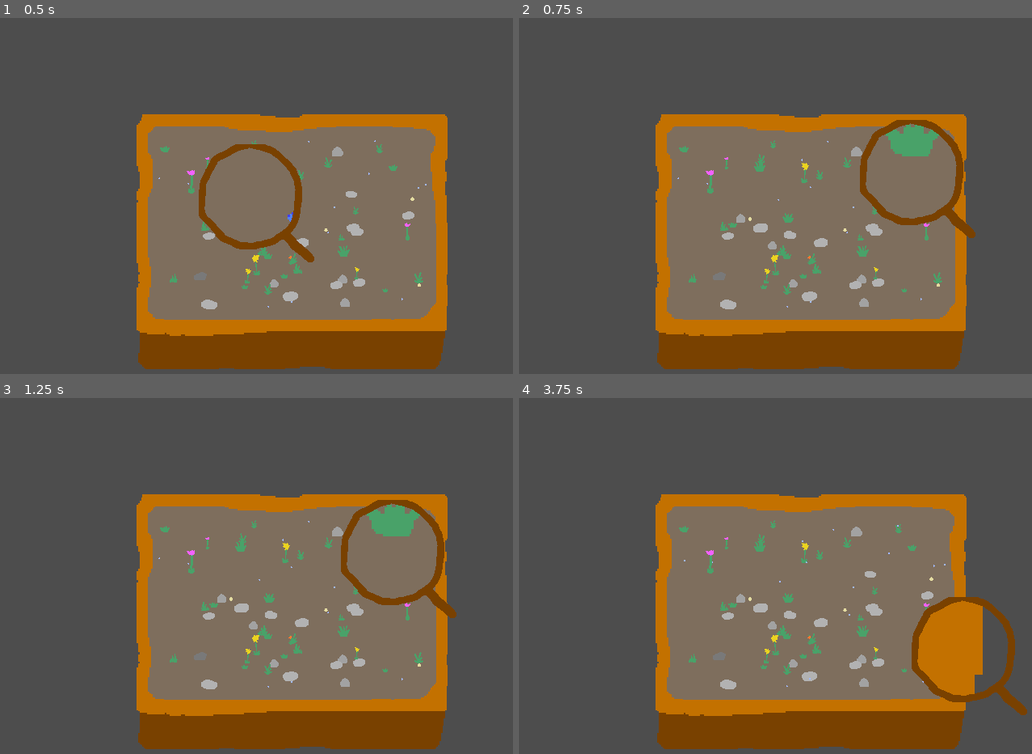
Above: before the commit, frames 1-4 (two rows, left to right).
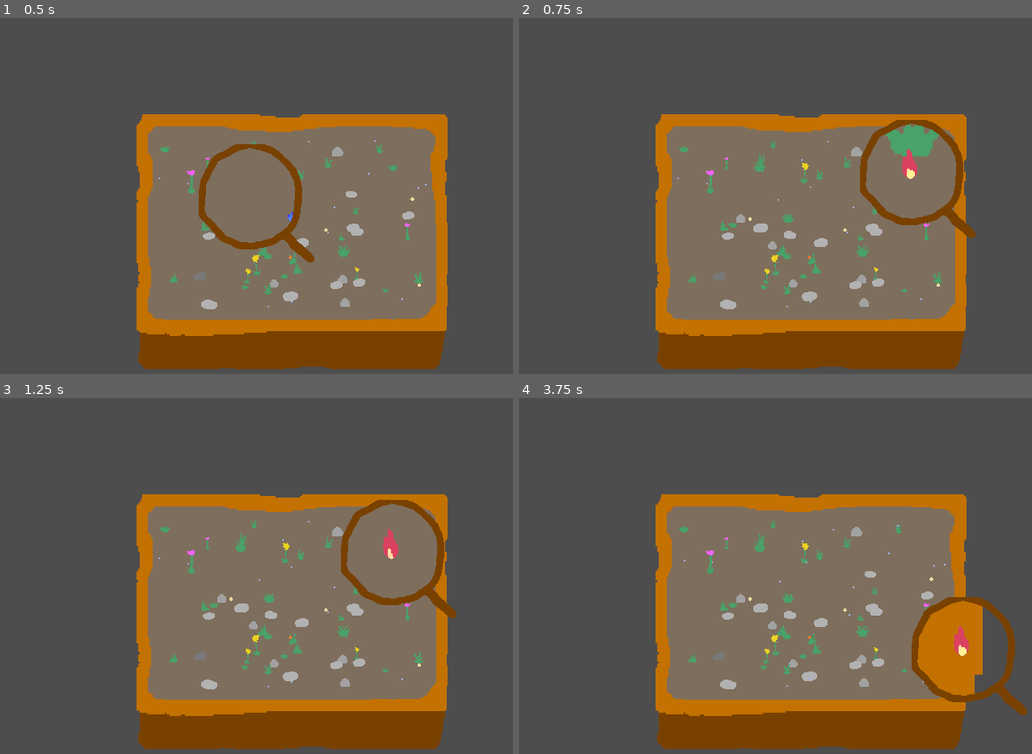
Above: after the commit, the same moments.

Repository: martindzejky/pot-life
Game: Godot game, scene res://main.tscn
Two runs of this game, one before a commit and one after it. Both use one fixed random seed, a clock stepped at 60 frames per second and the inputs below. Sound files missing from this copy of the repository are replaced by a short silence.
Inputs (mouse positions are in pixels of both pictures, inside the frame that each line leads up to):
- Up to frame 1 (0.5 s): no input
- Up to frame 2 (0.75 s): tap Enter at 0.5 s; move the mouse to (955, 217) at 0.52 s; press the mouse at (955, 217) at 0.53 s
- Up to frame 3 (1.25 s): no input
- Up to frame 4 (3.75 s): move the mouse to (683, 647) at 1.27 s; release the mouse at (683, 647) at 1.28 s; click (683, 647) at 1.35 s; tap Space at 2, 3.5 s; move the mouse to (878, 515) at 2.02 s; press the mouse at (878, 515) at 2.03 s; tap Enter at 2.75 s; move the mouse to (780, 718) at 2.77 s; release the mouse at (780, 718) at 2.78 s; click (780, 718) at 2.85 s; move the mouse to (1006, 693) at 3.52 s; press the mouse at (1006, 693) at 3.53 s

Frame 1 is identical in both runs. In frame 2, 0.2% of the frame differs, in the area x 74-78%, y 36-46%; in frame 3, 0.8%, in the area x 71-82%, y 30-46%; in frame 4, 0.2%.

Commit message:
finally implement fire mechanic

Diff:
--- a/objects/creature.gd
+++ b/objects/creature.gd
@@ -38,6 +38,10 @@
 
     if has_method(state + 'Start'):
         call(state + 'Start', previousState)
+
+func hurtByFire():
+    $hunger.value -= 15
+    switchState('hurt')
 
 func die():
 
@@ -351,3 +355,20 @@
             healingTarget.beingHealedBy = null
     healingTarget = null
     $"healing-timer".stop()
+
+
+# hurt
+
+func hurtStart(_prev):
+    $animation.play('being-eaten') # ehm... reused! end-of-compo stuff...
+    $"big/face-offset/face/sprite/animation".play('struggling')
+    $"hurt-timer".start(0.4)
+
+func hurtProcess(_delta):
+    pass
+
+func hurtTimeout():
+    switchState('idle')
+
+func hurtEnd(_next):
+    $"hurt-timer".stop()
--- a/objects/creature.tscn
+++ b/objects/creature.tscn
@@ -103,39 +103,6 @@
 "values": [0]
 }
 
-[sub_resource type="Animation" id="Animation_m1tgo"]
-resource_name = "sad"
-loop_mode = 1
-tracks/0/type = "value"
-tracks/0/imported = false
-tracks/0/enabled = true
-tracks/0/path = NodePath(".:frame")
-tracks/0/interp = 1
-tracks/0/loop_wrap = true
-tracks/0/keys = {
-"times": PackedFloat32Array(0),
-"transitions": PackedFloat32Array(1),
-"update": 1,
-"values": [1]
-}
-
-[sub_resource type="Animation" id="Animation_64w17"]
-resource_name = "struggling"
-length = 0.8
-loop_mode = 1
-tracks/0/type = "value"
-tracks/0/imported = false
-tracks/0/enabled = true
-tracks/0/path = NodePath(".:frame")
-tracks/0/interp = 1
-tracks/0/loop_wrap = true
-tracks/0/keys = {
-"times": PackedFloat32Array(0, 0.4),
-"transitions": PackedFloat32Array(1, 1),
-"update": 1,
-"values": [2, 3]
-}
-
 [sub_resource type="Animation" id="Animation_51i6m"]
 resource_name = "healing"
 length = 1.6
@@ -165,6 +132,39 @@
 "args": [0.0],
 "method": &"play"
 }]
+}
+
+[sub_resource type="Animation" id="Animation_m1tgo"]
+resource_name = "sad"
+loop_mode = 1
+tracks/0/type = "value"
+tracks/0/imported = false
+tracks/0/enabled = true
+tracks/0/path = NodePath(".:frame")
+tracks/0/interp = 1
+tracks/0/loop_wrap = true
+tracks/0/keys = {
+"times": PackedFloat32Array(0),
+"transitions": PackedFloat32Array(1),
+"update": 1,
+"values": [1]
+}
+
+[sub_resource type="Animation" id="Animation_64w17"]
+resource_name = "struggling"
+length = 0.8
+loop_mode = 1
+tracks/0/type = "value"
+tracks/0/imported = false
+tracks/0/enabled = true
+tracks/0/path = NodePath(".:frame")
+tracks/0/interp = 1
+tracks/0/loop_wrap = true
+tracks/0/keys = {
+"times": PackedFloat32Array(0, 0.4),
+"transitions": PackedFloat32Array(1, 1),
+"update": 1,
+"values": [2, 3]
 }
 
 [sub_resource type="AnimationLibrary" id="AnimationLibrary_groeh"]
@@ -430,6 +430,9 @@
 [node name="healing-timer" type="Timer" parent="."]
 one_shot = true
 
+[node name="hurt-timer" type="Timer" parent="."]
+one_shot = true
+
 [node name="hunger" type="Node" parent="."]
 script = ExtResource("5_h2seq")
 
@@ -457,5 +460,6 @@
 [connection signal="timeout" from="birthing-timer" to="." method="birthingTimeout"]
 [connection signal="timeout" from="eating-timer" to="." method="eatingTimeout"]
 [connection signal="timeout" from="healing-timer" to="." method="healingTimeout"]
+[connection signal="timeout" from="hurt-timer" to="." method="hurtTimeout"]
 [connection signal="reached_zero" from="hunger" to="." method="die"]
 [connection signal="finished" from="death" to="death" method="queue_free"]
--- /dev/null
+++ b/objects/fire.gd
@@ -0,0 +1,24 @@
+extends Node2D
+
+
+func _ready():
+    $timer.start(randf_range(3, 4))
+
+
+func die():
+    queue_free()
+
+
+func hurt():
+
+    var targets := get_tree().get_nodes_in_group('creature')
+    var grass := get_tree().get_nodes_in_group('grass')
+    targets.append_array(grass)
+
+    $hurt.play()
+
+    for object in targets:
+        var distance = object.global_position.distance_squared_to(global_position)
+        if distance > 700: continue
+
+        object.hurtByFire()
--- /dev/null
+++ b/objects/fire.tscn
@@ -0,0 +1,80 @@
+[gd_scene load_steps=8 format=3 uid="uid://wihssgv0qjwx"]
+
+[ext_resource type="Script" path="res://objects/fire.gd" id="1_4gflr"]
+[ext_resource type="Texture2D" uid="uid://bsw6byo77q3mi" path="res://sprites/fire.png" id="1_u8qia"]
+[ext_resource type="AudioStream" uid="uid://cy5upfphnmnd5" path="res://sounds/hurt.wav" id="3_1fuxf"]
+
+[sub_resource type="Animation" id="Animation_2rl32"]
+length = 0.001
+tracks/0/type = "value"
+tracks/0/imported = false
+tracks/0/enabled = true
+tracks/0/path = NodePath("sprite:frame")
+tracks/0/interp = 1
+tracks/0/loop_wrap = true
+tracks/0/keys = {
+"times": PackedFloat32Array(0),
+"transitions": PackedFloat32Array(1),
+"update": 1,
+"values": [0]
+}
+
+[sub_resource type="Animation" id="Animation_wbg1h"]
+resource_name = "burning"
+length = 0.5
+loop_mode = 1
+step = 0.1
+tracks/0/type = "value"
+tracks/0/imported = false
+tracks/0/enabled = true
+tracks/0/path = NodePath("sprite:frame")
+tracks/0/interp = 1
+tracks/0/loop_wrap = true
+tracks/0/keys = {
+"times": PackedFloat32Array(0, 0.1, 0.2, 0.3, 0.4),
+"transitions": PackedFloat32Array(1, 1, 1, 1, 1),
+"update": 1,
+"values": [0, 1, 2, 3, 4]
+}
+
+[sub_resource type="AnimationLibrary" id="AnimationLibrary_qp8ol"]
+_data = {
+"RESET": SubResource("Animation_2rl32"),
+"burning": SubResource("Animation_wbg1h")
+}
+
+[sub_resource type="AudioStreamRandomizer" id="AudioStreamRandomizer_mbaev"]
+random_pitch = 1.1
+random_volume_offset_db = 1.0
+streams_count = 1
+stream_0/stream = ExtResource("3_1fuxf")
+
+[node name="fire" type="Node2D"]
+script = ExtResource("1_4gflr")
+
+[node name="sprite" type="Sprite2D" parent="."]
+visibility_layer = 4
+position = Vector2(0, -16)
+texture = ExtResource("1_u8qia")
+hframes = 5
+
+[node name="animation" type="AnimationPlayer" parent="."]
+libraries = {
+"": SubResource("AnimationLibrary_qp8ol")
+}
+autoplay = "burning"
+
+[node name="timer" type="Timer" parent="."]
+one_shot = true
+
+[node name="hurt-timer" type="Timer" parent="."]
+wait_time = 0.6
+autostart = true
+
+[node name="hurt" type="AudioStreamPlayer2D" parent="."]
+stream = SubResource("AudioStreamRandomizer_mbaev")
+volume_db = -8.0
+max_distance = 50.0
+
+[connection signal="timeout" from="timer" to="." method="die"]
+[connection signal="timeout" from="hurt-timer" to="." method="hurt"]
--- a/objects/grass.gd
+++ b/objects/grass.gd
@@ -50,6 +50,10 @@
 
     if has_method(state + 'Start'):
         call(state + 'Start', previousState)
+
+func hurtByFire():
+    $energy.value -= 25
+    switchState('hurt')
 
 func die():
 
@@ -105,3 +109,19 @@
 
 func beingHealedEnd(_next):
     $animation.play('RESET')
+
+
+# hurt
+
+func hurtStart(_prev):
+    $animation.play('being-eaten') # ehm... reused! end-of-compo stuff...
+    $"hurt-timer".start(0.4)
+
+func hurtProcess(_delta):
+    pass
+
+func hurtTimeout():
+    switchState('idle')
+
+func hurtEnd(_next):
+    $"hurt-timer".stop()
--- a/objects/grass.tscn
+++ b/objects/grass.tscn
@@ -75,22 +75,6 @@
 "values": [Vector2(1, 0), Vector2(-1, 0), Vector2(1, 0), Vector2(-1, 0), Vector2(0, 0)]
 }
 
-[sub_resource type="Animation" id="Animation_ve6kt"]
-resource_name = "sway"
-length = 0.4
-tracks/0/type = "value"
-tracks/0/imported = false
-tracks/0/enabled = true
-tracks/0/path = NodePath("scale:rotation")
-tracks/0/interp = 1
-tracks/0/loop_wrap = true
-tracks/0/keys = {
-"times": PackedFloat32Array(0, 0.4),
-"transitions": PackedFloat32Array(1, 1),
-"update": 1,
-"values": [0.0698132, 0.0]
-}
-
 [sub_resource type="Animation" id="Animation_tl154"]
 resource_name = "being-healed"
 length = 1.2
@@ -107,6 +91,22 @@
 "transitions": PackedFloat32Array(1, 1, 1, 1, 1, 1, 1, 1),
 "update": 0,
 "values": [Vector2(1.1, 1.1), Vector2(1, 1), Vector2(1.1, 1.1), Vector2(1, 1), Vector2(1.1, 1.1), Vector2(1, 1), Vector2(1.1, 1.1), Vector2(1, 1)]
+}
+
+[sub_resource type="Animation" id="Animation_ve6kt"]
+resource_name = "sway"
+length = 0.4
+tracks/0/type = "value"
+tracks/0/imported = false
+tracks/0/enabled = true
+tracks/0/path = NodePath("scale:rotation")
+tracks/0/interp = 1
+tracks/0/loop_wrap = true
+tracks/0/keys = {
+"times": PackedFloat32Array(0, 0.4),
+"transitions": PackedFloat32Array(1, 1),
+"update": 1,
+"values": [0.0698132, 0.0]
 }
 
 [sub_resource type="AnimationLibrary" id="AnimationLibrary_4k8yt"]
@@ -148,6 +148,9 @@
 
 [node name="idle-timer" type="Timer" parent="."]
 
+[node name="hurt-timer" type="Timer" parent="."]
+
 [connection signal="reached_zero" from="energy" to="." method="die"]
 [connection signal="finished" from="death" to="death" method="queue_free"]
 [connection signal="timeout" from="idle-timer" to="." method="idleTimeout"]
+[connection signal="timeout" from="hurt-timer" to="." method="hurtTimeout"]
--- a/objects/magnifying-glass.gd
+++ b/objects/magnifying-glass.gd
@@ -2,5 +2,27 @@
 class_name MagnifyingGlass
 
 
+@export var fire: PackedScene
+
+
 func _process(_delta):
     global_position = get_global_mouse_position()
+
+func _input(event):
+    if not event.is_action_pressed('shoot'): return
+    if $shooting.time_left > 0: return
+    if $cooling.time_left > 0: return
+
+    $laser.visible = true
+    $shooting.start()
+    $shoot.play()
+
+    var object := fire.instantiate()
+    get_tree().get_first_node_in_group('pot-inside').add_child(object)
+    object.global_position = $laser.global_position
+    object.global_position.y += 5
+
+
+func shootingTimeout():
+    $laser.visible = false
+    $cooling.start()
--- a/objects/magnifying-glass.tscn
+++ b/objects/magnifying-glass.tscn
@@ -1,15 +1,25 @@
-[gd_scene load_steps=6 format=3 uid="uid://dhhxtcf6sovpj"]
+[gd_scene load_steps=10 format=3 uid="uid://dhhxtcf6sovpj"]
 
 [ext_resource type="Script" path="res://objects/magnifying-glass.gd" id="1_t2ymm"]
+[ext_resource type="PackedScene" uid="uid://wihssgv0qjwx" path="res://objects/fire.tscn" id="2_1sfl2"]
 [ext_resource type="Texture2D" uid="uid://dpk73y08v1xqr" path="res://sprites/magnifying-glass.png" id="2_k147v"]
 [ext_resource type="Script" path="res://scripts/viewport-shared-world.gd" id="2_q2rkc"]
 [ext_resource type="Texture2D" uid="uid://btmnophlty74y" path="res://sprites/magnifying-glass-mask.png" id="3_34oo4"]
+[ext_resource type="Texture2D" uid="uid://bsf4peo8sgdks" path="res://sprites/laser.png" id="5_760g6"]
+[ext_resource type="AudioStream" uid="uid://djvglf7bpibcs" path="res://sounds/shoot.wav" id="7_0khuu"]
 
 [sub_resource type="ViewportTexture" id="ViewportTexture_ub75n"]
 viewport_path = NodePath("magnify-viewport")
 
+[sub_resource type="AudioStreamRandomizer" id="AudioStreamRandomizer_y5ieh"]
+random_pitch = 1.1
+random_volume_offset_db = 1.0
+streams_count = 1
+stream_0/stream = ExtResource("7_0khuu")
+
 [node name="magnifying-glass" type="Node2D"]
 script = ExtResource("1_t2ymm")
+fire = ExtResource("2_1sfl2")
 
 [node name="remote-transform" type="RemoteTransform2D" parent="."]
 position = Vector2(-206, -220)
@@ -49,3 +59,23 @@
 position = Vector2(-167, -187)
 scale = Vector2(4, 4)
 texture = ExtResource("2_k147v")
+
+[node name="laser" type="Sprite2D" parent="."]
+visible = false
+position = Vector2(-207, -219)
+scale = Vector2(8, 8)
+texture = ExtResource("5_760g6")
+
+[node name="shooting" type="Timer" parent="."]
+wait_time = 0.5
+one_shot = true
+
+[node name="cooling" type="Timer" parent="."]
+wait_time = 2.0
+one_shot = true
+
+[node name="shoot" type="AudioStreamPlayer" parent="."]
+stream = SubResource("AudioStreamRandomizer_y5ieh")
+volume_db = -4.0
+
+[connection signal="timeout" from="shooting" to="." method="shootingTimeout"]
--- a/objects/pot.tscn
+++ b/objects/pot.tscn
@@ -16,7 +16,7 @@
 scale = Vector2(7, 7)
 texture = ExtResource("1_hbj56")
 
-[node name="inside" type="Node2D" parent="."]
+[node name="inside" type="Node2D" parent="." groups=["pot-inside"]]
 y_sort_enabled = true
 
 [node name="bounds" type="CollisionShape2D" parent="inside"]
--- a/project.godot
+++ b/project.godot
@@ -26,6 +26,14 @@
 window/stretch/mode="viewport"
 window/stretch/aspect="expand"
 
+[input]
+
+shoot={
+"deadzone": 0.5,
+"events": [Object(InputEventMouseButton,"resource_local_to_scene":false,"resource_name":"","device":-1,"window_id":0,"alt_pressed":false,"shift_pressed":false,"ctrl_pressed":false,"meta_pressed":false,"button_mask":0,"position":Vector2(0, 0),"global_position":Vector2(0, 0),"factor":1.0,"button_index":1,"canceled":false,"pressed":false,"double_click":false,"script":null)
+]
+}
+
 [layer_names]
 
 2d_render/layer_1="Default"
Not shown, added: sounds/hurt.wav.import
Not shown, added: sounds/shoot.wav.import
Binary file added: sprites/fire.aseprite
Binary file added: sprites/fire.png
Not shown, added: sprites/fire.png.import
Binary file added: sprites/laser.aseprite
Binary file added: sprites/laser.png
Not shown, added: sprites/laser.png.import
Not shown, added: sounds/hurt.wav
Not shown, added: sounds/shoot.wav
